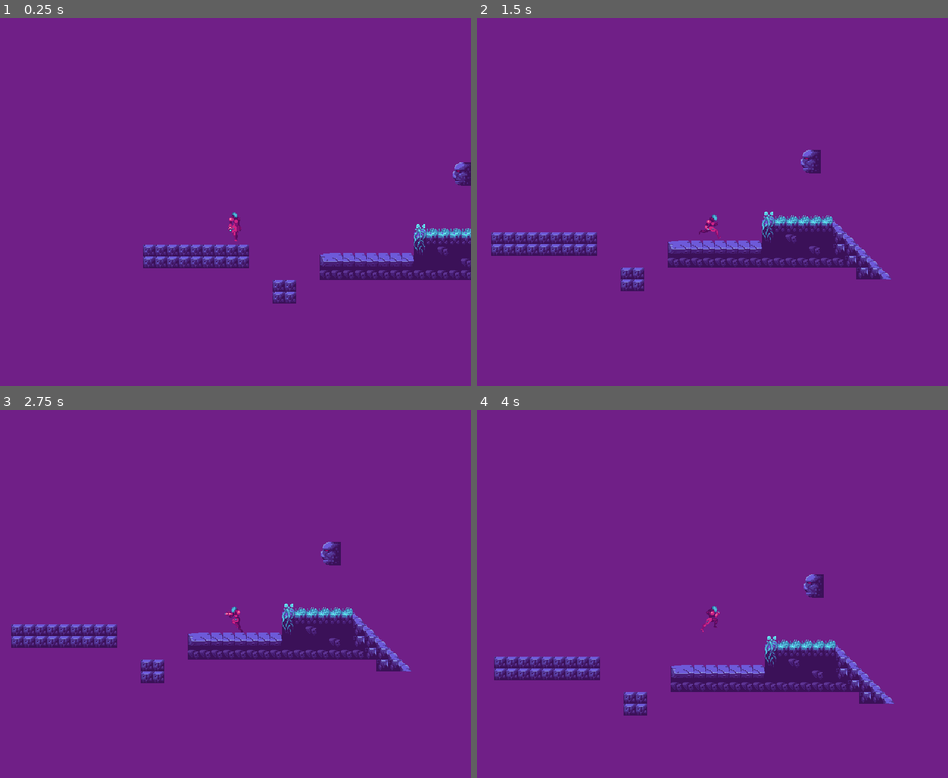
Above: before the commit, frames 1-4 (two rows, left to right).
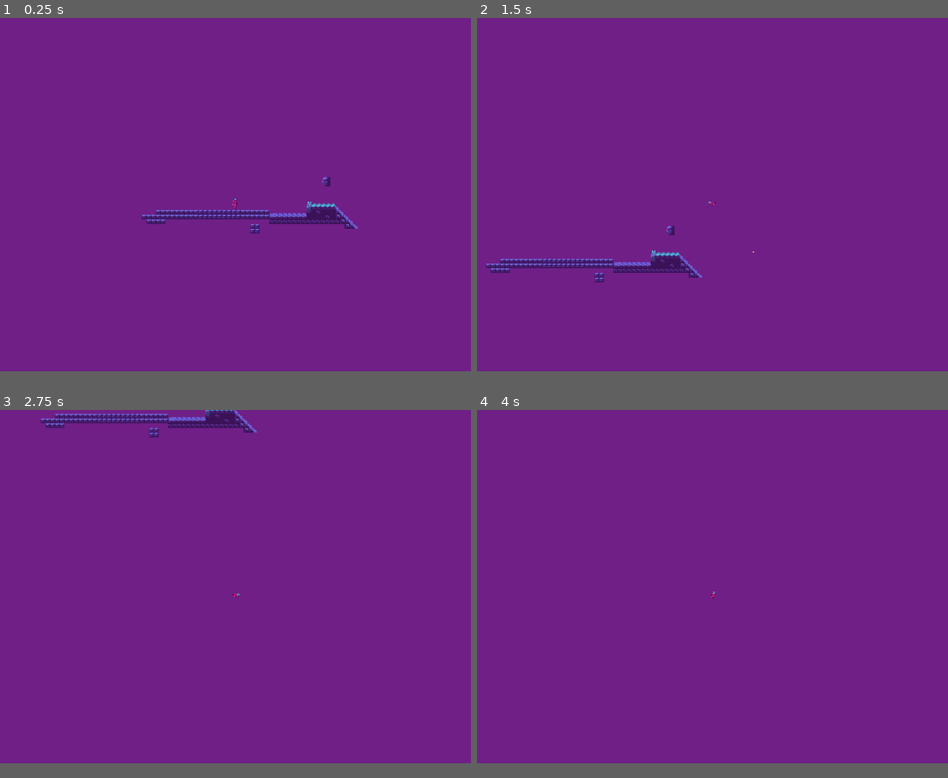
Above: after the commit, the same moments.

Repository: dorukbalci/Player-Discretion-is-Advised
Game: Godot game, scene res://Levels/00-WarpedCave/WarpedCave.tscn
The game is run twice, just before and just after one commit, with the same random seed, the same clock (stepped at 60 frames per second) and the same inputs. The project has no main scene, so this scene is started directly.
Inputs:
- Up to frame 1 (0.25 s): no input
- Up to frame 2 (1.5 s): hold D (move_right) from 0.53 s (still down); tap L (shoot) at 0.6 s; tap Space (jump) at 0.77, 0.8, 1.07, 1.35 s
- Up to frame 3 (2.75 s): tap Space (jump) at 1.52, 1.82, 2.3 s; tap L (shoot) at 1.55, 2.1 s; release D (move_right) at 2.03 s; hold A (move_left) from 2.03 s (still down)
- Up to frame 4 (4 s): release A (move_left) at 2.78 s; hold D (move_right) from 2.78 s (still down); tap L (shoot) at 2.85 s; tap Space (jump) at 3.02, 3.32, 3.6, 3.77 s
In our replay, the window is 800x625 before the commit and 800x600 after it. These sizes can differ from the game's own. Grey fills any space a smaller window leaves; there, only what the larger window draws over its background counts as a difference.

The runs differ from the first frame. In frame 1, 6.4% of the frame differs, in the area x 30-100%, y 39-78%; in frame 2, 7.4%; in frame 3, 7.6%, in the area x 2-88%, y 0-75%; in frame 4, 6.2%.

Commit message:
Making a Flatgame Poem Somehow
Somehow the project started evolving in different directions. While one part of me is trying to still figure out how to make malleable rules in games, the other part of me is trying to explore how to use this artistically. I think right now I am making a flat game poem, but I want it to also use similar changes in rules as poetic devices.

However I should also try to keep a clearer focus. I need to understand the UI as soon as possible. Today my focus is to learn godot UI, and make at least one 'thing' in the rule dashboard.

Diff:
--- a/Components/Player/Player.gd
+++ b/Components/Player/Player.gd
@@ -49,7 +49,8 @@
 		velocity.x += direction * speed * delta
 		velocity.x = clamp(velocity.x, -max_hspeed,max_hspeed)
 	else:
-		velocity.x = move_toward(velocity.x, 0, slowdown_speed * delta)
+		#velocity.x = move_toward(velocity.x, 0, slowdown_speed * delta)
+		velocity.x = 0
 	if direction != 0:
 		current_state = playerState.Run
 		animated_sprite_2d.flip_h = false if direction > 0 else true
@@ -60,7 +61,9 @@
 		current_state = playerState.Jump
 	if !is_on_floor() and current_state== playerState.Jump:
 		var direction = input_movement()
-		velocity.x += direction * jump_hspeed * delta
+		#velocity.x += direction * jump_hspeed * delta
+		#velocity.x = clamp(velocity.x, -max_hspeed,max_hspeed)
+		velocity.x += direction * speed * delta
 		velocity.x = clamp(velocity.x, -max_hspeed,max_hspeed)
 
 func player_shoot(delta: float):
@@ -85,11 +88,11 @@
 func player_animations():
 	if current_state == playerState.Idle and is_on_floor():
 		animated_sprite_2d.play('idle')
-	elif current_state == playerState.Run and animated_sprite_2d.animation != 'run_shoot':
+	elif current_state == playerState.Run and animated_sprite_2d.animation != 'run_shoot' and is_on_floor():
 		animated_sprite_2d.play('run')
-	elif current_state == playerState.Jump:
+	elif current_state == playerState.Jump or !is_on_floor():
 		animated_sprite_2d.play('jump')
-	elif current_state == playerState.Shoot:
+	elif current_state == playerState.Shoot :
 		animated_sprite_2d.play('run_shoot')
 
 
@@ -97,3 +100,8 @@
 func input_movement():
 	var direction : float = Input.get_axis('move_left','move_right')
 	return direction
+
+
+func _on_hurtbox_body_entered(body: Node2D) -> void:
+	if body.is_in_group('Enemy'):
+		print('Enemy entered')
--- a/Components/Player/player.tscn
+++ b/Components/Player/player.tscn
@@ -248,6 +248,8 @@
 radius = 9.0
 height = 38.0
 
+[sub_resource type="CapsuleShape2D" id="CapsuleShape2D_ntqhn"]
+
 [node name="Player" type="CharacterBody2D"]
 collision_layer = 2
 script = ExtResource("1_kxsxc")
@@ -264,3 +266,14 @@
 
 [node name="Muzzle" type="Marker2D" parent="."]
 position = Vector2(16, -24)
+
+[node name="Hurtbox" type="Area2D" parent="."]
+collision_layer = 3
+collision_mask = 4
+
+[node name="CollisionShape2D" type="CollisionShape2D" parent="Hurtbox"]
+position = Vector2(0, -19)
+shape = SubResource("CapsuleShape2D_ntqhn")
+debug_color = Color(0.717509, 0.278075, 0.662513, 0.42)
+
+[connection signal="body_entered" from="Hurtbox" to="." method="_on_hurtbox_body_entered"]
--- /dev/null
+++ b/Experiments/experiment level/PoemManager.gd
@@ -0,0 +1,16 @@
+extends Node2D
+
+@export var scene_1 : PackedScene
+@export var scene_2 : PackedScene
+@export var scene_3 : PackedScene
+
+var current_scene
+# Called when the node enters the scene tree for the first time.
+func _ready() -> void:
+	pass
+
+
+
+# Called every frame. 'delta' is the elapsed time since the previous frame.
+func _process(delta: float) -> void:
+	pass
--- a/Experiments/experiment level/experimentlevel.tscn
+++ b/Experiments/experiment level/experimentlevel.tscn
@@ -1,55 +1,84 @@
 [gd_scene load_steps=7 format=3 uid="uid://bsrboysxtjjus"]
 
-[ext_resource type="Texture2D" uid="uid://gv1us8qnha44" path="res://Experiments/experiment level/Misty Field.png" id="1_k16v2"]
+[ext_resource type="Script" path="res://Experiments/experiment level/PoemManager.gd" id="1_tqmpr"]
+[ext_resource type="PackedScene" uid="uid://cgjowjcouphkh" path="res://Experiments/levels/misty_field.tscn" id="2_8ue1r"]
 [ext_resource type="PackedScene" uid="uid://buu2hemimtnb4" path="res://Components/Player/player.tscn" id="2_tk8st"]
-[ext_resource type="Texture2D" uid="uid://c8bm8tqeqtqv7" path="res://Experiments/experiment level/inek.png" id="3_god7o"]
-[ext_resource type="Texture2D" uid="uid://tebwtp7537ij" path="res://Experiments/experiment level/inek 2.PNG" id="4_ivije"]
-[ext_resource type="FontFile" uid="uid://scjh5k4t8ch7" path="res://Utility/Fonts/Gowun_Batang,Jacquarda_Bastarda_9/Gowun_Batang/GowunBatang-Bold.ttf" id="5_cmkrx"]
+[ext_resource type="Texture2D" uid="uid://dh32llcv3uegl" path="res://Experiments/experiment level/broken branch.png" id="4_f0mib"]
+[ext_resource type="LabelSettings" uid="uid://cqvtp771n5fa4" path="res://Experiments/experiment level/font resource.tres" id="4_r0lvl"]
+[ext_resource type="Texture2D" uid="uid://g6uxa3vgc4yt" path="res://Experiments/experiment level/two slabs.png" id="6_lnr12"]
 
-[sub_resource type="LabelSettings" id="LabelSettings_rmc21"]
-font = ExtResource("5_cmkrx")
-font_size = 64
-outline_size = 4
-outline_color = Color(0, 0, 0, 1)
+[node name="FlatPoem" type="Node2D"]
+script = ExtResource("1_tqmpr")
 
-[node name="experiment" type="Node2D"]
+[node name="MistyField" parent="." instance=ExtResource("2_8ue1r")]
 
-[node name="MistyField" type="Sprite2D" parent="."]
-position = Vector2(808, 602)
-scale = Vector2(0.813, 0.8)
-texture = ExtResource("1_k16v2")
+[node name="Two Slabs" type="Sprite2D" parent="."]
+position = Vector2(4596, 607)
+scale = Vector2(0.8185, 0.8)
+texture = ExtResource("6_lnr12")
 
-[node name="StaticBody2D" type="StaticBody2D" parent="MistyField"]
+[node name="Player" parent="Two Slabs" instance=ExtResource("2_tk8st")]
+position = Vector2(-591.325, 251.25)
+scale = Vector2(4.88699, 5)
+gravity = 1500
+speed = 1300
+max_hspeed = 700
+slowdown_speed = 100
+jumpForce = 1200
+jump_hspeed = 2000
 
-[node name="CollisionPolygon2D" type="CollisionPolygon2D" parent="MistyField/StaticBody2D"]
-polygon = PackedVector2Array(-1006.12, 581.044, -614.679, 535.714, -366.972, 486.264, 266.055, 436.813, 990.826, 288.462, 990.826, 745.879, -996.942, 745.879)
+[node name="StaticBody2D" type="StaticBody2D" parent="Two Slabs"]
 
-[node name="Player" parent="." instance=ExtResource("2_tk8st")]
-position = Vector2(136, 1011)
+[node name="CollisionPolygon2D" type="CollisionPolygon2D" parent="Two Slabs/StaticBody2D"]
+position = Vector2(-0.000298278, 0)
+polygon = PackedVector2Array(-684.178, 290, -576.664, 290, -87.9653, 300, -78.1918, 780, -674.405, 790)
+
+[node name="CollisionPolygon2D2" type="CollisionPolygon2D" parent="Two Slabs/StaticBody2D"]
+polygon = PackedVector2Array(117.287, -180, 420.281, -180, 439.829, 1080, 127.061, 1070)
+
+[node name="Label" type="Label" parent="Two Slabs"]
+offset_left = -996.946
+offset_top = -710.0
+offset_right = -167.946
+offset_bottom = -389.0
+text = "never dull in this garden
+of a feeble god"
+label_settings = ExtResource("4_r0lvl")
+horizontal_alignment = 2
+
+[node name="BrokenBranch" type="Sprite2D" parent="."]
+position = Vector2(2900, 599)
+scale = Vector2(0.828, 0.798667)
+texture = ExtResource("4_f0mib")
+
+[node name="StaticBody2D" type="StaticBody2D" parent="BrokenBranch"]
+
+[node name="CollisionPolygon2D" type="CollisionPolygon2D" parent="BrokenBranch/StaticBody2D"]
+polygon = PackedVector2Array(-990.338, 209.099, -922.706, 229.132, -758.454, 148.998, -574.879, 58.8481, -391.304, 8.76459, -159.42, 38.8147, 14.4927, 88.8981, 53.1401, 118.948, 207.729, -41.3188, 516.908, -241.653, 748.792, -341.82, 652.174, -231.636, 1048.31, 409.432, 1125.6, 609.766, 1106.28, 1010.43, -1009.66, 930.3, -1019.32, 219.115)
+
+[node name="Label" type="Label" parent="BrokenBranch"]
+offset_left = -169.082
+offset_top = 529.633
+offset_right = 946.918
+offset_bottom = 742.633
+text = "broken but standing
+possibly stronger than ever before"
+label_settings = ExtResource("4_r0lvl")
+
+[node name="Player2" parent="." instance=ExtResource("2_tk8st")]
+position = Vector2(2176, 704)
 scale = Vector2(4, 4)
-max_hspeed = 400
+gravity = 1500
+speed = 1300
+max_hspeed = 700
+slowdown_speed = 100
+jumpForce = 1200
+jump_hspeed = 2000
 
-[node name="Inek" type="Sprite2D" parent="."]
-position = Vector2(1513, 1007)
-scale = Vector2(-0.447975, 0.406175)
-texture = ExtResource("3_god7o")
+[node name="Cameras" type="Node2D" parent="."]
 
-[node name="Inek2" type="Sprite2D" parent="."]
-position = Vector2(39, 982)
-scale = Vector2(-0.27319, 0.227899)
-texture = ExtResource("4_ivije")
+[node name="Camera1" type="Camera2D" parent="Cameras"]
+position = Vector2(800, 600)
+position_smoothing_enabled = true
 
-[node name="Label" type="Label" parent="."]
-offset_right = 773.0
-offset_bottom = 332.0
-text = "NEVER DULL IN THIS GARDEN
- OF A DISTANT GOD
-
-FOR A MOMENT
-YOU REMEMBER
-WHAT YOU NEVER HAD"
-label_settings = SubResource("LabelSettings_rmc21")
-
-[node name="ColorRect" type="ColorRect" parent="."]
-offset_right = 1599.0
-offset_bottom = 1198.0
+[node name="Node2D" type="Node2D" parent="."]
--- /dev/null
+++ b/Experiments/experiment level/font resource.tres
@@ -0,0 +1,9 @@
+[gd_resource type="LabelSettings" load_steps=2 format=3 uid="uid://cqvtp771n5fa4"]
+
+[ext_resource type="FontFile" uid="uid://scjh5k4t8ch7" path="res://Utility/Fonts/Gowun_Batang,Jacquarda_Bastarda_9/Gowun_Batang/GowunBatang-Bold.ttf" id="1_3o1ht"]
+
+[resource]
+font = ExtResource("1_3o1ht")
+font_size = 72
+outline_size = 10
+outline_color = Color(0, 0, 0, 1)
--- /dev/null
+++ b/Experiments/levels/misty_field.tscn
@@ -0,0 +1,42 @@
+[gd_scene load_steps=5 format=3 uid="uid://cgjowjcouphkh"]
+
+[ext_resource type="Texture2D" uid="uid://gv1us8qnha44" path="res://Experiments/experiment level/Misty Field.png" id="1_tt47j"]
+[ext_resource type="FontFile" uid="uid://scjh5k4t8ch7" path="res://Utility/Fonts/Gowun_Batang,Jacquarda_Bastarda_9/Gowun_Batang/GowunBatang-Bold.ttf" id="2_mdwbm"]
+[ext_resource type="PackedScene" uid="uid://buu2hemimtnb4" path="res://Components/Player/player.tscn" id="3_8qjf0"]
+
+[sub_resource type="LabelSettings" id="LabelSettings_rmc21"]
+font = ExtResource("2_mdwbm")
+font_size = 64
+outline_size = 4
+outline_color = Color(0, 0, 0, 1)
+
+[node name="MistyField" type="Sprite2D"]
+position = Vector2(808, 602)
+scale = Vector2(0.813, 0.8)
+texture = ExtResource("1_tt47j")
+
+[node name="StaticBody2D" type="StaticBody2D" parent="."]
+
+[node name="CollisionPolygon2D" type="CollisionPolygon2D" parent="StaticBody2D"]
+polygon = PackedVector2Array(-1006.12, 581.044, -614.679, 535.714, -366.972, 486.264, 266.055, 436.813, 990.826, 288.462, 990.826, 745.879, -996.942, 745.879)
+
+[node name="Label" type="Label" parent="."]
+offset_left = -964.33
+offset_top = -722.5
+offset_right = -40.3295
+offset_bottom = -143.5
+text = "let the clouds dress you up
+and forget just enough
+to learn again
+"
+label_settings = SubResource("LabelSettings_rmc21")
+
+[node name="Player" parent="." instance=ExtResource("3_8qjf0")]
+position = Vector2(-777.368, 507.5)
+scale = Vector2(4, 4)
+gravity = 1500
+speed = 1300
+max_hspeed = 700
+slowdown_speed = 100
+jumpForce = 1200
+jump_hspeed = 2000
--- a/Levels/00-WarpedCave/WarpedCave.tscn
+++ b/Levels/00-WarpedCave/WarpedCave.tscn
@@ -7,6 +7,10 @@
 
 [node name="Player" parent="." instance=ExtResource("2_eetie")]
 position = Vector2(97, 230)
+gravity = 1300
+speed = 50000
+max_hspeed = 800
+jumpForce = 700
 
 [node name="Camera2D" type="Camera2D" parent="Player"]
 position = Vector2(0, -53)
@@ -14,5 +18,6 @@
 
 [node name="TileMap" parent="." instance=ExtResource("1_ws4m3")]
 position = Vector2(-45, 12)
+layer_0/tile_data = PackedInt32Array(1048586, 983041, 7, 1048587, 983041, 7, 1048588, 983041, 7, 1048589, 983041, 7, 1048590, 983041, 7, 1048591, 983041, 7, 1114127, 983041, 7, 1114126, 983041, 7, 1114125, 983041, 7, 1114124, 983041, 7, 1114123, 983041, 7, 1114122, 983041, 7, 1048576, 983041, 7, 1114111, 983041, 7, 1114110, 983041, 7, 1114109, 983041, 7, 1114108, 983041, 7, 1114107, 983041, 7, 1114106, 983041, 7, 1114105, 983041, 7, 1114104, 983041, 7, 1179640, 983041, 7, 1179639, 983041, 7, 1179638, 983041, 7, 1179637, 983041, 7, 1245174, 983041, 7, 1245175, 983041, 7, 1245176, 983041, 7, 1245177, 983041, 7, 1179641, 983041, 7, 1179642, 983041, 7, 1179643, 983041, 7, 1179644, 983041, 7, 1179645, 983041, 7, 1179646, 983041, 7, 1179647, 983041, 7, 1114112, 983041, 7, 1114113, 983041, 7)
 layer_1/tile_data = PackedInt32Array(1048577, 917505, 7, 1048578, 917505, 7, 1048579, 917505, 7, 1048580, 917505, 7, 10 …(1688 unchanged characters)…
 layer_2/tile_data = PackedInt32Array(589851, 131073, 3, 655387, 131073, 4, 589852, 196609, 3, 655388, 196609, 4)
--- a/project.godot
+++ b/project.godot
@@ -20,8 +20,8 @@
 
 [display]
 
-window/size/viewport_width=640
-window/size/viewport_height=500
+window/size/viewport_width=1600
+window/size/viewport_height=1200
 window/size/window_width_override=1280
 window/size/window_height_override=720
 window/stretch/mode="viewport"
Not shown: 1 places in Components/Player/player.tscn that only renumber resources
Binary file added: Experiments/experiment level/broken branch.png
Not shown, added: Experiments/experiment level/broken branch.png.import
Binary file added: Experiments/experiment level/two slabs.png
Not shown, added: Experiments/experiment level/two slabs.png.import
